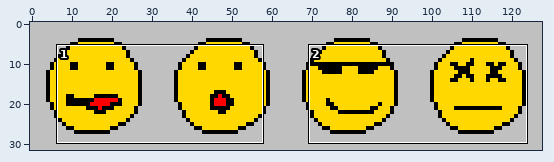
Sprite sheet -- smileys.png. Above, an overview of the earlier version with the close-up marked.
Close-up. Before the commit:
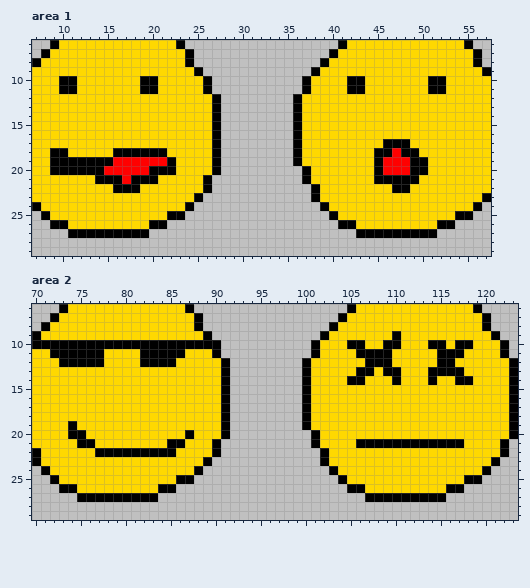
The file is 128x32 pixels. Shown: area 1: x 7..57, y 6..29; area 2: x 70..123, y 6..29.
The result:
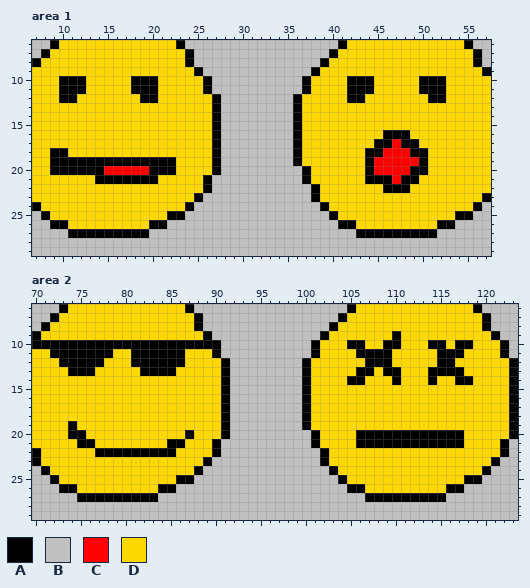
Palette (. is transparent): A #000000  B #c0c0c0  C #ff0000  D #ffd800
Edits made:
{"where": "area 1"}
{"y":10,"x":12,"old":"D","new":"A"}
{"y":10,"x":18,"old":"D","new":"A"}
{"y":10,"x":44,"old":"D","new":"A"}
{"y":10,"x":50,"old":"D","new":"A"}
{"y":11,"x":12,"old":"D","new":"A"}
{"y":11,"x":18,"old":"D","new":"A"}
{"y":11,"x":44,"old":"D","new":"A"}
{"y":11,"x":50,"old":"D","new":"A"}
{"y":12,"x":10,"old":"DD","new":"AA"}
{"y":12,"x":19,"old":"DD","new":"AA"}
{"y":12,"x":42,"old":"DD","new":"AA"}
{"y":12,"x":51,"old":"DD","new":"AA"}
{"y":16,"x":46,"old":"DDD","new":"AAA"}
{"y":17,"x":45,"old":"D","new":"A"}
{"y":17,"x":47,"old":"A","new":"C"}
{"y":17,"x":49,"old":"D","new":"A"}
{"y":18,"x":16,"old":"AAAAAA","new":"DDDDDD"}
{"y":18,"x":44,"old":"D","new":"A"}
{"y":18,"x":46,"old":"A","new":"C"}
{"y":18,"x":48,"old":"A","new":"C"}
{"y":18,"x":50,"old":"D","new":"A"}
{"y":19,"x":16,"old":"CCCCCC","new":"AAAAAA"}
{"y":19,"x":44,"old":"DA","new":"AC"}
{"y":19,"x":49,"old":"A","new":"C"}
{"y":20,"x":44,"old":"DA","new":"AC"}
{"y":21,"x":17,"old":"C","new":"A"}
{"y":21,"x":44,"old":"D","new":"A"}
{"y":21,"x":47,"old":"A","new":"C"}
{"y":22,"x":16,"old":"AAA","new":"DDD"}
{"y":22,"x":46,"old":"D","new":"A"}
{"where": "area 2"}
{"y":11,"x":78,"old":"D","new":"A"}
{"y":11,"x":81,"old":"D","new":"A"}
{"y":12,"x":81,"old":"D","new":"A"}
{"y":12,"x":86,"old":"D","new":"A"}
{"y":13,"x":74,"old":"DDD","new":"AAA"}
{"y":13,"x":82,"old":"DDDD","new":"AAAA"}
{"y":20,"x":106,"old":"DDDDDDDDDDDD","new":"AAAAAAAAAAAA"}
{"label":"changed","picture_box":[59,76,86,103]}
{"label":"changed","picture_box":[131,76,158,103]}
{"label":"changed","picture_box":[347,76,446,193]}
{"label":"changed","picture_box":[113,148,167,193]}
{"label":"changed","picture_box":[68,349,185,376]}
{"label":"changed","picture_box":[356,430,464,439]}
